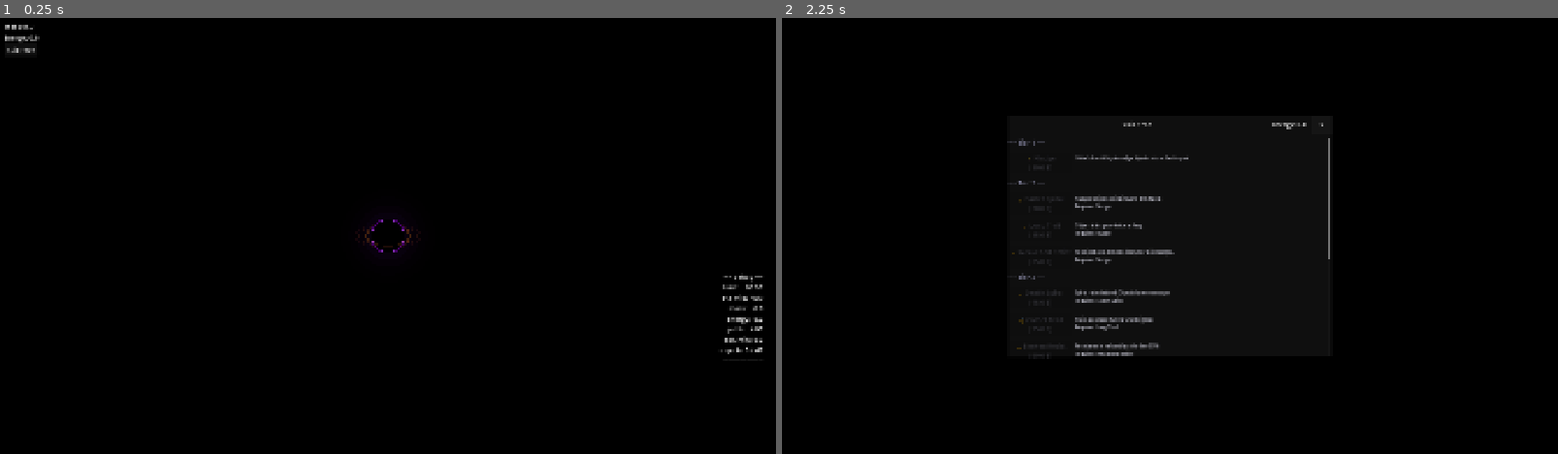
Above: before the commit, frames 1-2 (left to right).
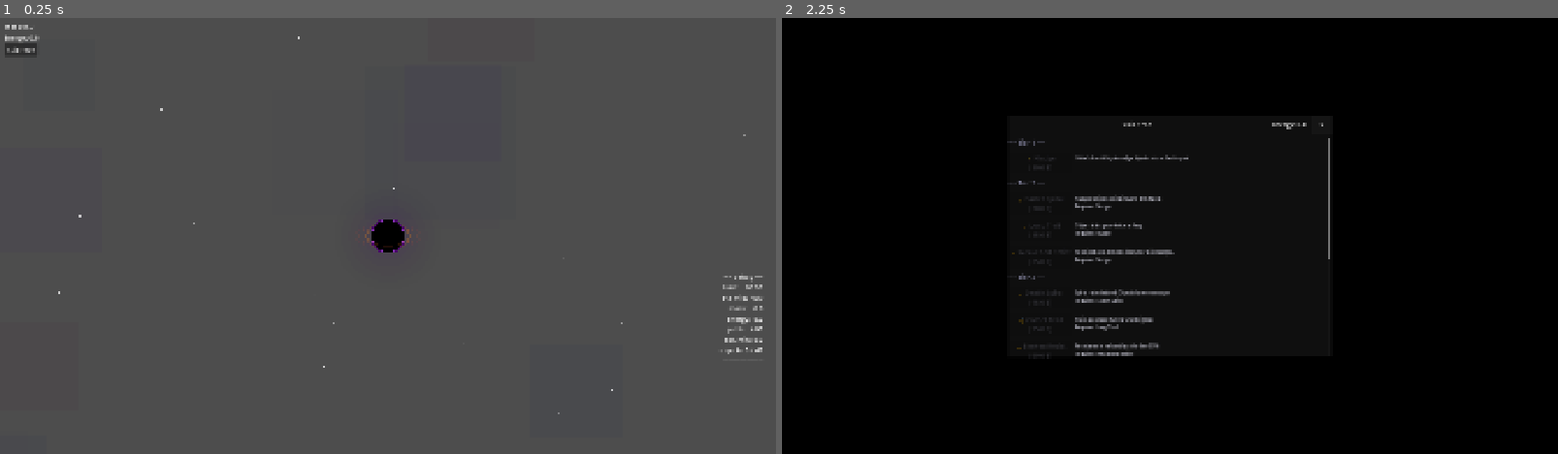
Above: after the commit, the same moments.

Repository: Redledr/void-hunger
Game: Godot game, scene res://scenes/Main.tscn
Two runs of this game, one before a commit and one after it. Both use one fixed random seed, a clock stepped at 60 frames per second and the inputs below.
Inputs:
- Up to frame 1 (0.25 s): no input
- Up to frame 2 (2.25 s): click "Skill Tree" at 0.5 s; click "x" at 1.25 s; click "Skill Tree" at 2 s

The runs differ from the first frame. In frame 1, 100% of the frame differs, in the area x 0-100%, y 0-100%; in frame 2, nothing differs.
Error before the commit: Invalid assignment of property or key 'alpha_curve' with value of type 'Curve' on a base object of type 'CPUParticles2D'. (res://scripts/background.gd:71)

Commit message:
feat: Implement start screen with buttons for new game, continue, load, settings, and exit

Diff:
--- a/project.godot
+++ b/project.godot
@@ -48,4 +48,3 @@
 renderer/rendering_method="gl_compatibility"
 renderer/rendering_method.mobile="gl_compatibility"
 textures/vram_compression/import_etc2_astc=true
-environment/defaults/default_clear_color=Color(0, 0, 0, 1)
--- /dev/null
+++ b/scenes/start_screen.gd
@@ -0,0 +1,26 @@
+extends Control
+
+func _on_new_button_pressed() -> void:
+	GameState.delete_save()
+	print("Deleted Save")
+	get_tree().change_scene_to_file("res://scenes/main.tscn")
+
+func _on_continue_button_pressed() -> void:
+	GameState.load_game()
+	print("Game Loaded")
+	get_tree().change_scene_to_file("res://scenes/main.tscn")
+
+func _on_load_button_pressed() -> void:
+	GameState.load_game()
+	print("Game Loaded")
+	get_tree().change_scene_to_file("res://scenes/main.tscn")
+
+func _on_settings_button_pressed() -> void:
+	#get_tree().change_scene_to_file("res://scenes/main.tscn")
+	pass
+
+func _on_exit_button_pressed() -> void:
+	GameState.save_game()
+	print("Saved Game")
+	get_tree().quit()
+	print("Exited")
--- /dev/null
+++ b/scenes/start_screen.tscn
@@ -0,0 +1,58 @@
+[gd_scene format=3 uid="uid://cmwk23mi3jd2p"]
+
+[ext_resource type="Script" uid="uid://ngddqlarqcyk" path="res://scenes/start_screen.gd" id="1_tx5wa"]
+
+[node name="StartScreen" type="Control" unique_id=1105241481]
+layout_mode = 3
+anchors_preset = 15
+anchor_right = 1.0
+anchor_bottom = 1.0
+grow_horizontal = 2
+grow_vertical = 2
+script = ExtResource("1_tx5wa")
+
+[node name="VBox" type="VBoxContainer" parent="." unique_id=1327028607]
+layout_mode = 1
+anchors_preset = 8
+anchor_left = 0.5
+anchor_top = 0.5
+anchor_right = 0.5
+anchor_bottom = 0.5
+offset_left = -100.0
+offset_top = -250.0
+offset_right = 100.0
+offset_bottom = 250.0
+grow_horizontal = 2
+grow_vertical = 2
+alignment = 1
+
+[node name="NewButton" type="Button" parent="VBox" unique_id=262343003]
+custom_minimum_size = Vector2(100, 50)
+layout_mode = 2
+text = "New"
+
+[node name="ContinueButton" type="Button" parent="VBox" unique_id=1660333363]
+custom_minimum_size = Vector2(100, 50)
+layout_mode = 2
+text = "Continue"
+
+[node name="LoadButton" type="Button" parent="VBox" unique_id=249781108]
+custom_minimum_size = Vector2(100, 50)
+layout_mode = 2
+text = "Load"
+
+[node name="SettingsButton" type="Button" parent="VBox" unique_id=850704305]
+custom_minimum_size = Vector2(100, 50)
+layout_mode = 2
+text = "Settings"
+
+[node name="ExitButton" type="Button" parent="VBox" unique_id=1703875354]
+custom_minimum_size = Vector2(100, 50)
+layout_mode = 2
+text = "Exit"
+
+[connection signal="pressed" from="VBox/NewButton" to="." method="_on_new_button_pressed"]
+[connection signal="pressed" from="VBox/ContinueButton" to="." method="_on_continue_button_pressed"]
+[connection signal="pressed" from="VBox/LoadButton" to="." method="_on_load_button_pressed"]
+[connection signal="pressed" from="VBox/SettingsButton" to="." method="_on_settings_button_pressed"]
+[connection signal="pressed" from="VBox/ExitButton" to="." method="_on_exit_button_pressed"]
--- a/scripts/background.gd
+++ b/scripts/background.gd
@@ -63,12 +63,12 @@
 		p.scale_amount_max     = 380.0
 		p.color                = palettes[i % palettes.size()]
 
-		var curve := Curve.new()
-		curve.add_point(Vector2(0.0, 0.0))
-		curve.add_point(Vector2(0.3, 1.0))
-		curve.add_point(Vector2(0.7, 1.0))
-		curve.add_point(Vector2(1.0, 0.0))
-		p.alpha_curve = curve
+		var curve := Gradient.new()
+		curve.add_point(0.0, Color(1, 1, 1, 0.0))
+		curve.add_point(0.3, Color(1, 1, 1, 1.0))
+		curve.add_point(0.7, Color(1, 1, 1, 1.0))
+		curve.add_point(1.0, Color(1, 1, 1, 0.0))
+		p.color_ramp = curve
 
 		add_child(p)
 		_nebula_nodes.append(p)
@@ -156,10 +156,11 @@
 		p.scale_amount_max     = cfg["size_max"]
 		p.color                = Color(1.0, 1.0, 1.0, cfg["alpha"])
 
-		var curve := Curve.new()
-		curve.add_point(Vector2(0.0, 0.6))
-		curve.add_point(Vector2(0.5, 1.0))
-		curve.add_point(Vector2(1.0, 0.6))
-		p.alpha_curve = curve
+		var curve := Gradient.new()
+		curve.add_point(0.0, Color(1, 1, 1, 0.0))
+		curve.add_point(0.3, Color(1, 1, 1, 1.0))
+		curve.add_point(0.7, Color(1, 1, 1, 1.0))
+		curve.add_point(1.0, Color(1, 1, 1, 0.0))
+		p.color_ramp = curve
 
 		add_child(p)
Not shown, added: scenes/start_screen.gd.uid
